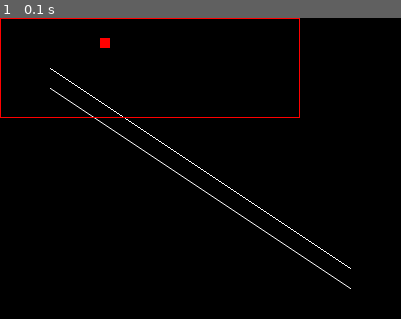
Above: before the commit, frame 1.
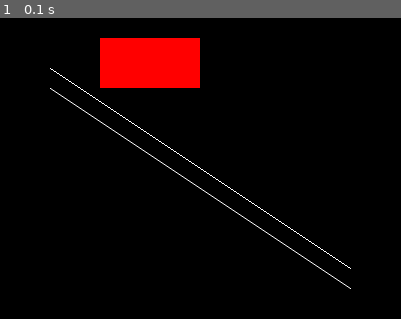
Above: after the commit, the same moment.

Repository: realpatato/pygame-anti-alias
Game: pygame game, started from output.py
Two runs of this game, one before a commit and one after it. Both use one fixed random seed, a clock stepped at 60 frames per second and the inputs below.
Inputs:
- Up to frame 1 (0.1 s): no input

The runs differ from the first frame. In frame 1, 4.7% of the frame differs, in the area x 0-75%, y 0-34%.

Commit message:
added rect drawing function!

Diff:
--- /dev/null
+++ b/draw.py
@@ -0,0 +1,18 @@
+''' DRAW.PY HANDLES DRAWING '''
+''' IMPORTS '''
+import surface_creator as sc
+
+def rect(surface, color, rect, border_width=0):
+    ''' Draws a rect! '''
+    #creates a surface
+    surf_array = sc.create_surf_array(surface.get_width(), surface.get_height())
+    #checks if the width of the border is 0 or not
+    if border_width == 0:
+        #draws it
+        for i in range(rect[2]):
+            for k in range(rect[3]):
+                surf_array[i + rect[0]][k + rect[1]] = [color[0], color[1], color[2], 255]
+    #converts the array to a surface
+    output_surface = sc.create_surface(surf_array)
+    #outputs the surface
+    surface.blit(output_surface, (0, 0))
--- a/output.py
+++ b/output.py
@@ -2,7 +2,7 @@
 ''' IMPORTS '''
 #needed for outputting visual
 import pygame
-import surface_creator as sc
+import draw
 
 ''' PYGAME SETUP '''
 #initiates the pygame module
@@ -15,9 +15,6 @@
 screen = pygame.display.set_mode((screen_width, screen_height))
 #changes the caption of the screen
 pygame.display.set_caption("anti-aliasing testing")
-
-surf_array = sc.create_surf_array(300, 100)
-drawing = sc.create_surface(surf_array)
 
 ''' GAME LOOP SETUP '''
 #clock for controlling frame rate
@@ -42,9 +39,7 @@
     # Anti-aliased line
     pygame.draw.aaline(screen, (255, 255, 255), (50, 70), (350, 270))
 
-    screen.blit(drawing, (0, 0))
-
-    pygame.draw.rect(screen, (255, 0, 0), drawing.get_rect(), 1)
+    draw.rect(screen, (255, 0, 0), (100, 20, 100, 50))
 
     #update the screen
     pygame.display.update()
--- a/surface_creator.py
+++ b/surface_creator.py
@@ -8,9 +8,6 @@
     #creates an array full of small lists representing pixels
     #the pixels store rgba values
     surf_array = np.zeros((width, height, 4), dtype=np.uint8)
-    for i in range(10):
-        for k in range(10):
-            surf_array[i + 100][k + 20] = [255, 0, 0, 255]
     #returns the array
     return surf_array
 
